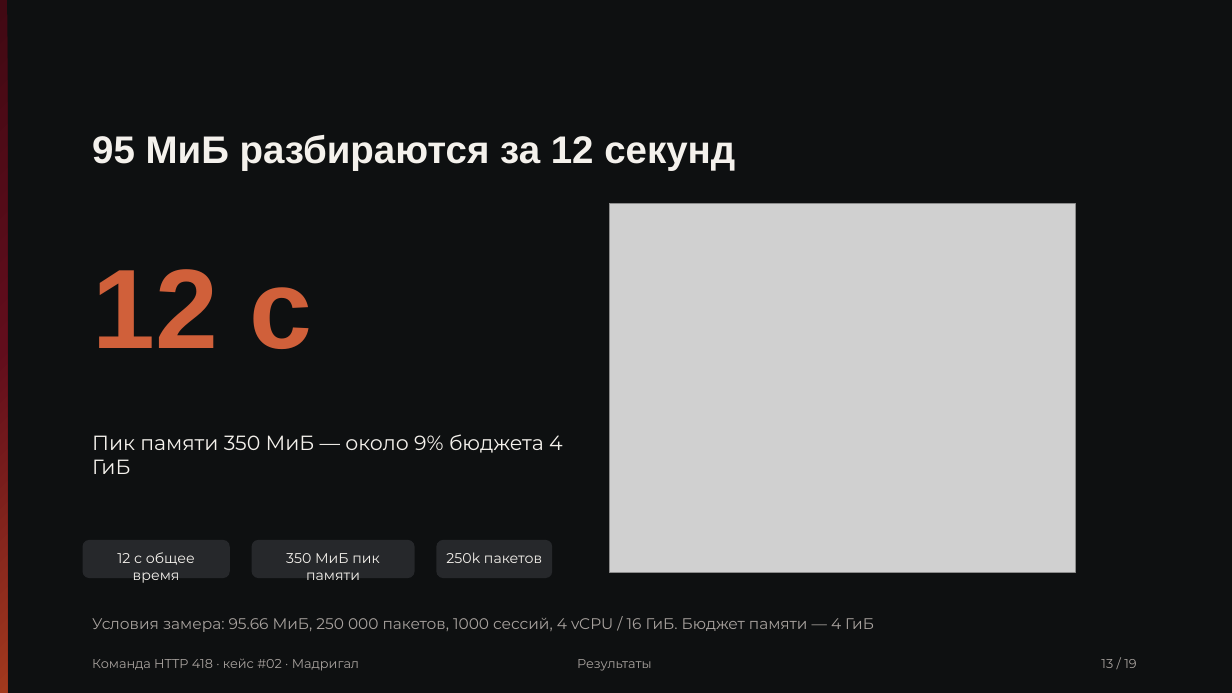
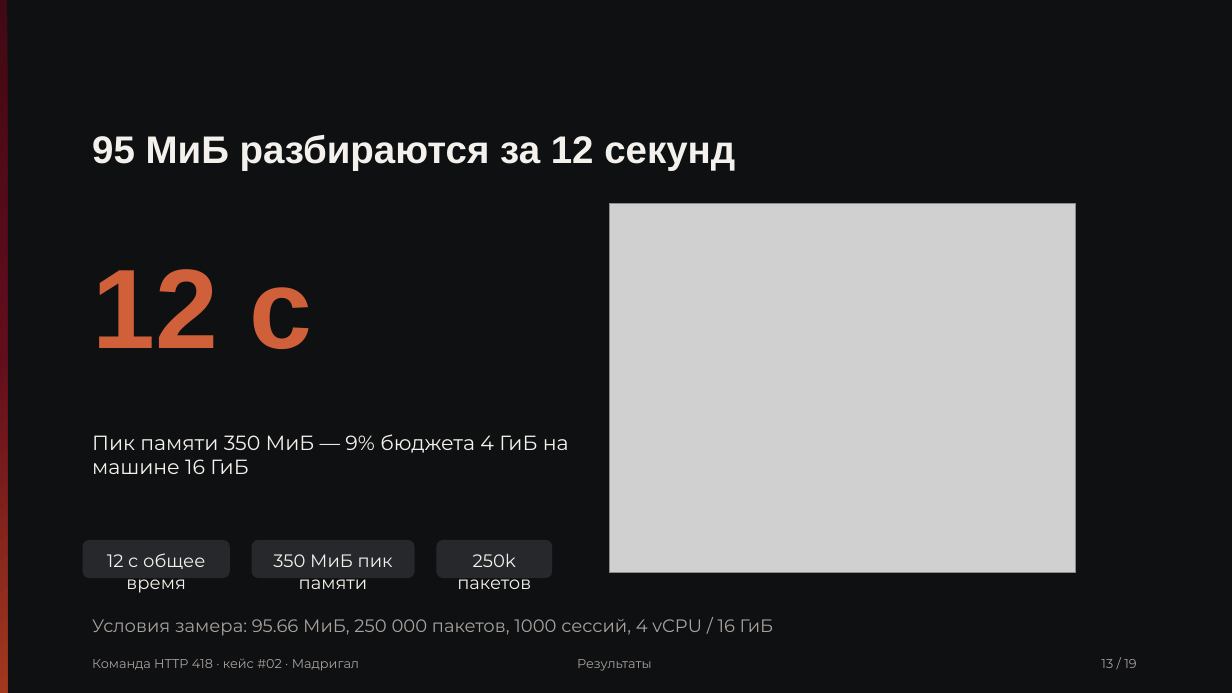
Before and after one commit to Pavel1778/madrigal-protocol-lab, a slide deck: slide 13 of presentation/slides.pptx. Drawn at 1232x693 pixels with LibreOffice and Linux fonts; fonts in the diff are those of the drawing; grey boxes stand for pictures. Boxes give left, top, right and bottom in pixels: in the first picture for what was removed or moved away, otherwise in the second. Text is boxed around its words. In the diff, an @@ line names an element or a change of style, - is before the commit and + after.

```diff
--- a/presentation/slides.pptx
+++ b/presentation/slides.pptx
@@ text at (x1=92, y1=434, x2=569, y2=474): text changed @@
-Пик памяти 350 МиБ — около 9% бюджета 4 ГиБ
+Пик памяти 350 МиБ — 9% бюджета 4 ГиБ на машине 16 ГиБ
@@ size 11 to 14 pt in 3 elements at (x1=107, y1=553, x2=205, y2=593), (x1=273, y1=554, x2=393, y2=589), (x1=457, y1=553, x2=531, y2=589) @@
@@ text at (x1=92, y1=619, x2=774, y2=636): text changed; size 12 to 14 pt @@
-Условия замера: 95.66 МиБ, 250 000 пакетов, 1000 сессий, 4 vCPU / 16 ГиБ. Бюджет памяти — 4 ГиБ
+Условия замера: 95.66 МиБ, 250 000 пакетов, 1000 сессий, 4 vCPU / 16 ГиБ
```
Also in this commit, not shown: 9 other slides changed, 11 other files.
